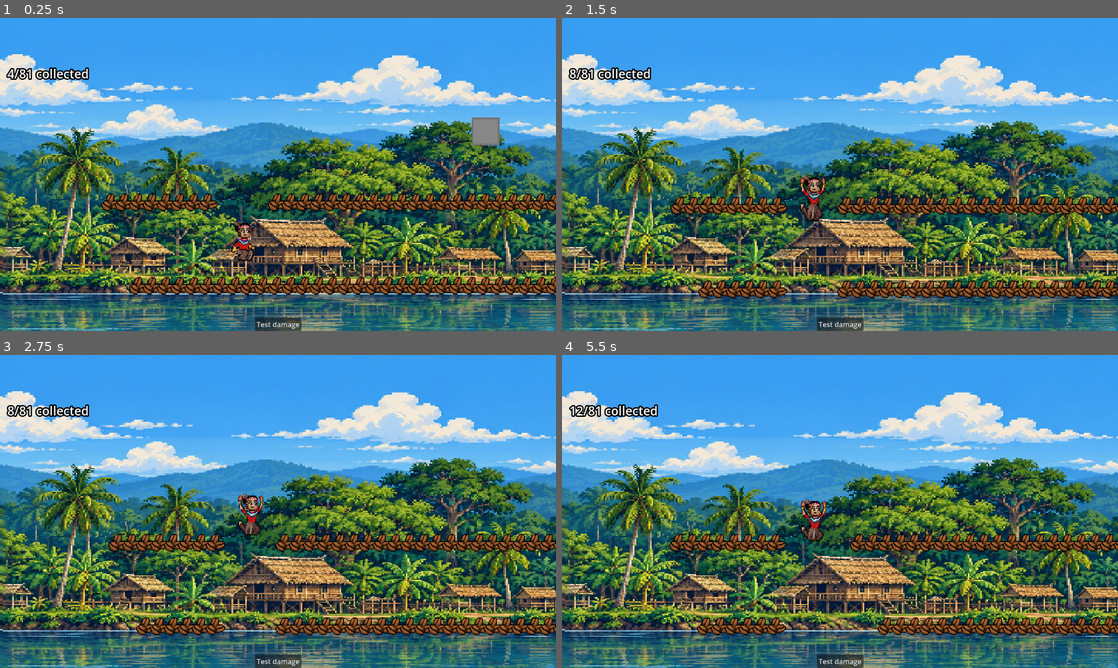
Above: before the commit, frames 1-4 (two rows, left to right).
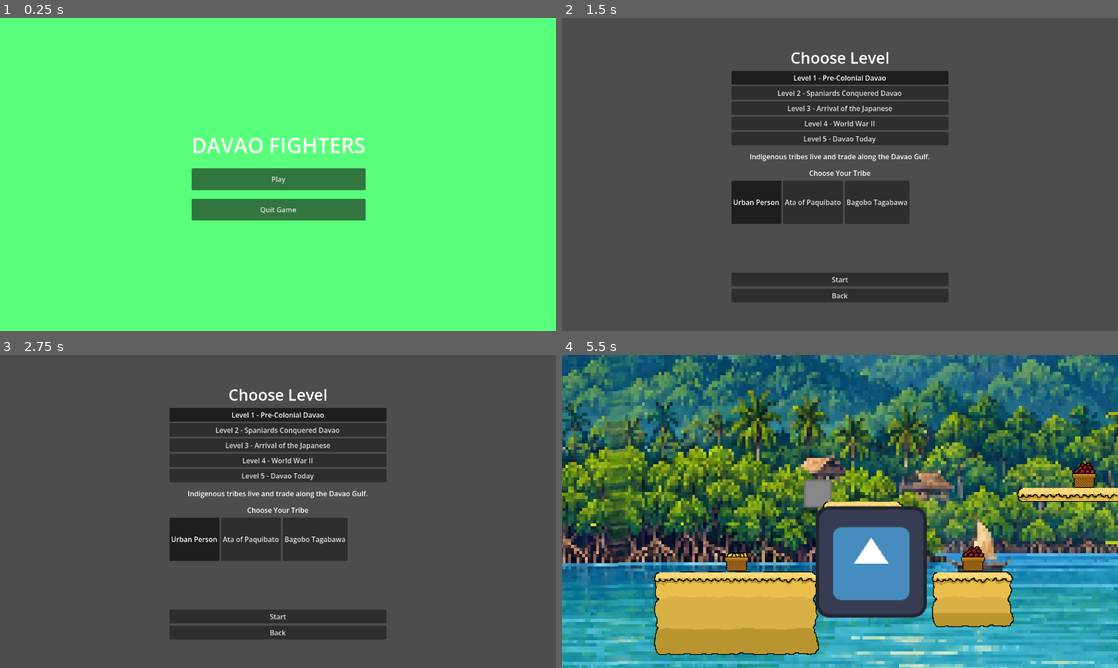
Above: after the commit, the same moments.

Repository: JumbledOne/RPHGameProject
Game: Godot game, scene res://scenes/ui/main_menu.tscn
Same seed, same stepped clock (60 frames per second), same inputs: the game is played once before the commit and once after it. Before the commit the project starts from res://scenes/game_scene/game_scene.tscn. The engine's default icon, where the game draws it, is replaced by a stand-in: a white triangle on a blue panel in a dark square.
Inputs (mouse positions are in pixels of both pictures, inside the frame that each line leads up to):
- Up to frame 1 (0.25 s): no input
- Up to frame 2 (1.5 s): click (840, 180) at 0.5 s, where only the run after the commit has a clickable "Play"; click (840, 74) at 1.25 s, where only the run after the commit has a clickable "Level 1 - Pre-Colonial Davao"
- Up to frame 3 (2.75 s): click (278, 414) at 2 s, where only the run after the commit has a clickable "Level 1 - Pre-Colonial Davao"
- Up to frame 4 (5.5 s): click (840, 414) at 2.75 s, where only the run after the commit has a clickable "Level 1 - Pre-Colonial Davao"; click (840, 617) at 3.5 s, where only the run after the commit has a clickable "Start"; tap Enter at 4.25 s; move the mouse to (962, 495) at 4.27 s; hold I (ability) 4.28-5.03 s; hold D (right) from 4.28 s (still down); tap Space (jump) at 4.52, 5.27 s; move the mouse to (728, 527) at 5.02 s; tap E (attack) at 5.1 s

The runs differ from the first frame. In frame 1, 100% of the frame differs, in the area x 0-100%, y 0-100%; in frame 2, 97%; in frame 3, 97%; in frame 4, 98%.

Commit message:
Main menu is now the default scene

Diff:
--- a/src/project.godot
+++ b/src/project.godot
@@ -11,7 +11,7 @@
 [application]
 
 config/name="RPHGame2"
-run/main_scene="uid://bl40gfmg0jtsb"
+run/main_scene="uid://dc4ixh41h7bqa"
 config/features=PackedStringArray("4.7", "Forward Plus")
 config/icon="res://icon.svg"
 
